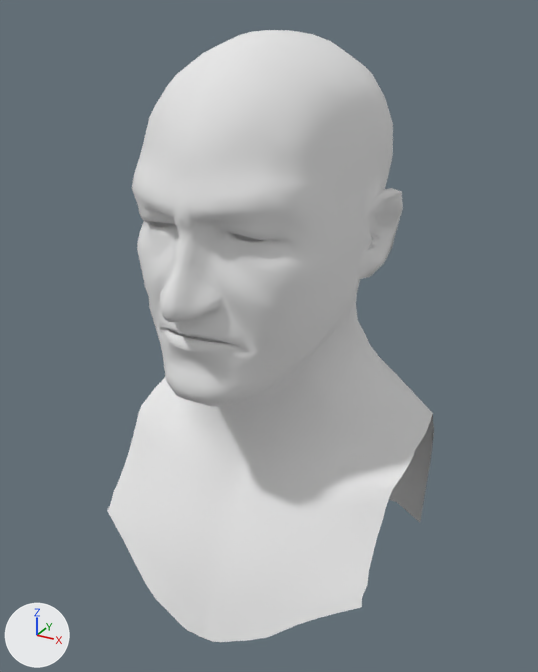
The OBJ model data/mesh/Utah/headShape.obj as it was, and as the next commit left it.
Rendered twice from a 50 mm lens placed at (28.2, -53.1, 186.6), pointed at (-0.1, -1.5, 160.8). Arrows for +X, +Y and +Z are at lower left; the lights stay in place. Where no turn or scale is listed for an object, it has been applied to the vertices.

In view in the first picture: 'headShape'.
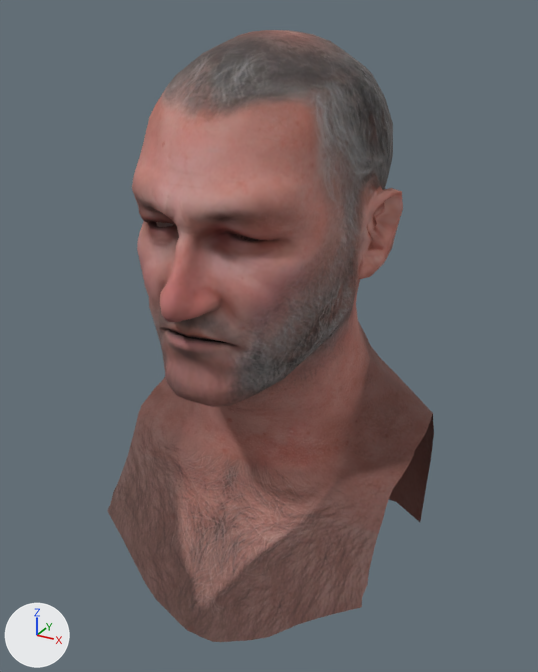
What changed in the scene script:
```text
Add img_chrutah_head_diffuse_dds:
    img_chrutah_head_diffuse_dds = load_image('ChrUtah_Head_Diffuse.dds', 'ChrUtah_Head_Diffuse.dds', 2048, 2048, 'sRGB')
Add img_chrutah_head_normal_dds:
    img_chrutah_head_normal_dds = load_image('ChrUtah_Head_Normal.dds', 'ChrUtah_Head_Normal.dds', 2048, 2048, 'sRGB')
Change mat_chrutah_mesh_head_sg:
    add n2 = _N.new('ShaderNodeTexImage'); n2.name = 'Image Texture'
    add n2.image = img_chrutah_head_diffuse_dds
    add n3 = _N.new('ShaderNodeTexImage'); n3.name = 'Image Texture.001'
    add n3.image = img_chrutah_head_normal_dds
    add n4 = _N.new('ShaderNodeNormalMap'); n4.name = 'Normal Map'
    add n4.inputs[0].default_value = 0.0  # 'Strength'
    where n0 = _N.new('ShaderNodeBsdfPrincipled'); n0.name = 'Principled BSDF'
    add _L.new(n2.outputs[0], n0.inputs[0])  # 'Color' to 'Base Color'
    add _L.new(n3.outputs[0], n4.inputs[1])  # 'Color' to 'Color'
    add _L.new(n4.outputs[0], n0.inputs[5])  # 'Normal' to 'Normal'
```

Pixel boxes [x1, y1, x2, y2] of what changed, in the pictures (538 x 672 px):
'headShape', surface changed (white to brown)
    both: [107, 30, 434, 642]
